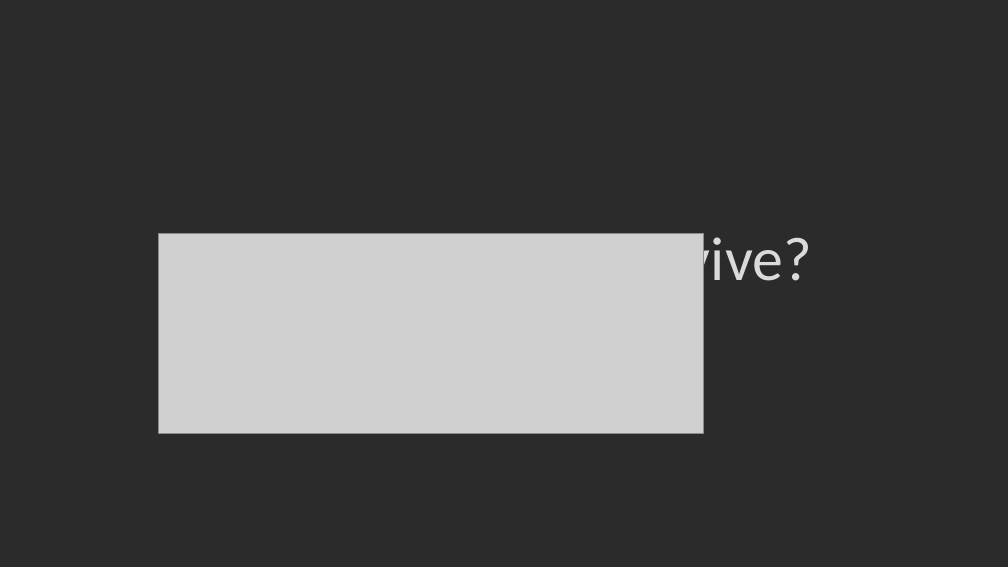
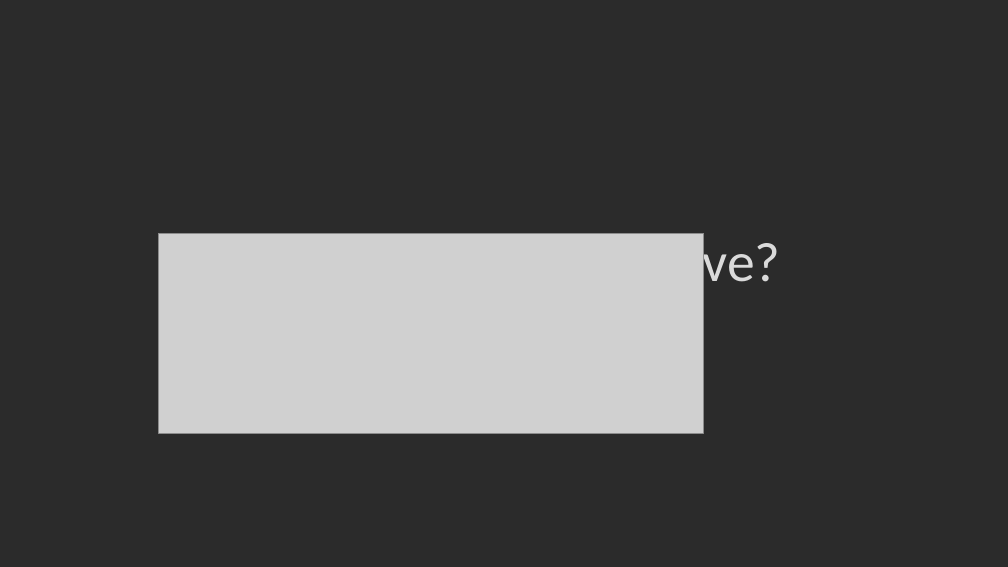
Before and after one commit to MGIS-UMN/GIS5577_week9, a slide deck: slide 9 of big_spatial_data.odp. Drawn at 1008x567 pixels with LibreOffice and Linux fonts; fonts in the diff are those of the drawing; grey boxes stand for pictures; background and template pictures are left out; a plain dark background stands for a picture behind light text. Boxes give left, top, right and bottom in pixels: in the first picture for what was removed or moved away, otherwise in the second. Text is boxed around its words. In the diff, an @@ line names an element or a change of style, - is before the commit and + after.

```diff
--- a/big_spatial_data.odp
+++ b/big_spatial_data.odp
@@ title "Will PostgreSQL survive?" at <box>226,229,781,297</box>: size 59 to 53 pt @@
```
Also in this commit, not shown: 3 other slides changed, 7 slides added.
